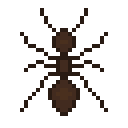
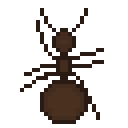
The second 128px x 128px image is a revision of the first. Changes to its layers:
added layer "body_full" above "body_empty" over [40, 32, 88, 124]
renamed "body" to "body_empty", hid it over [40, 32, 88, 116]
hid "legs1" over [20, 32, 108, 112]
showed "legs3" over [20, 20, 104, 120]
